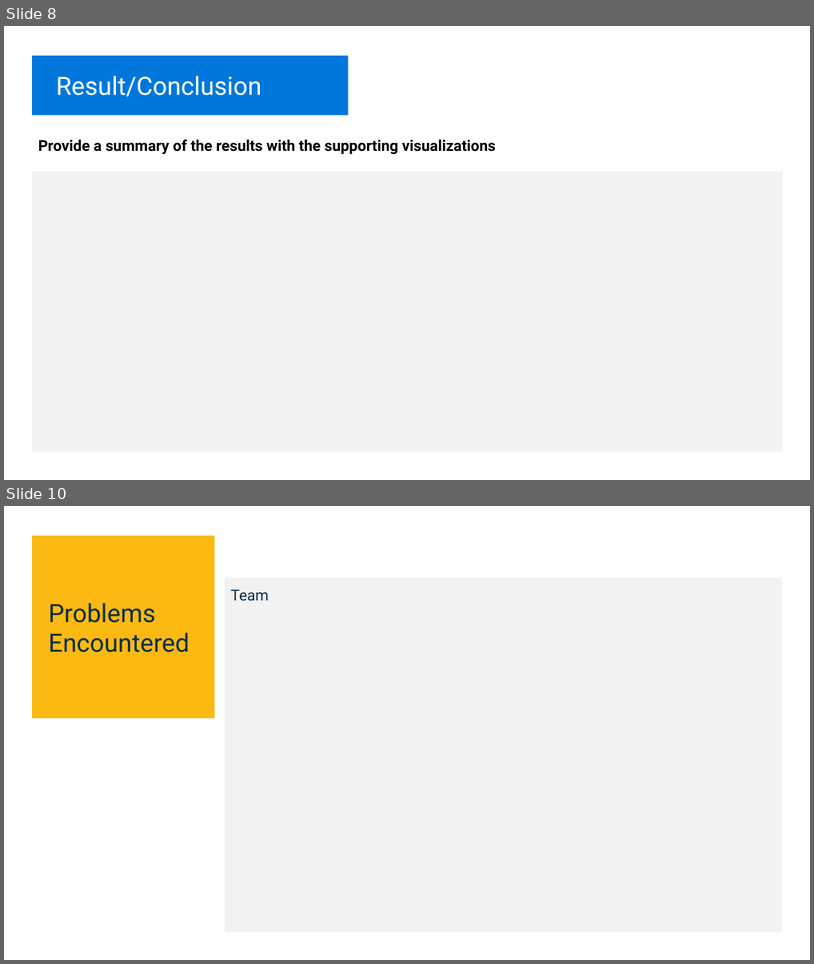
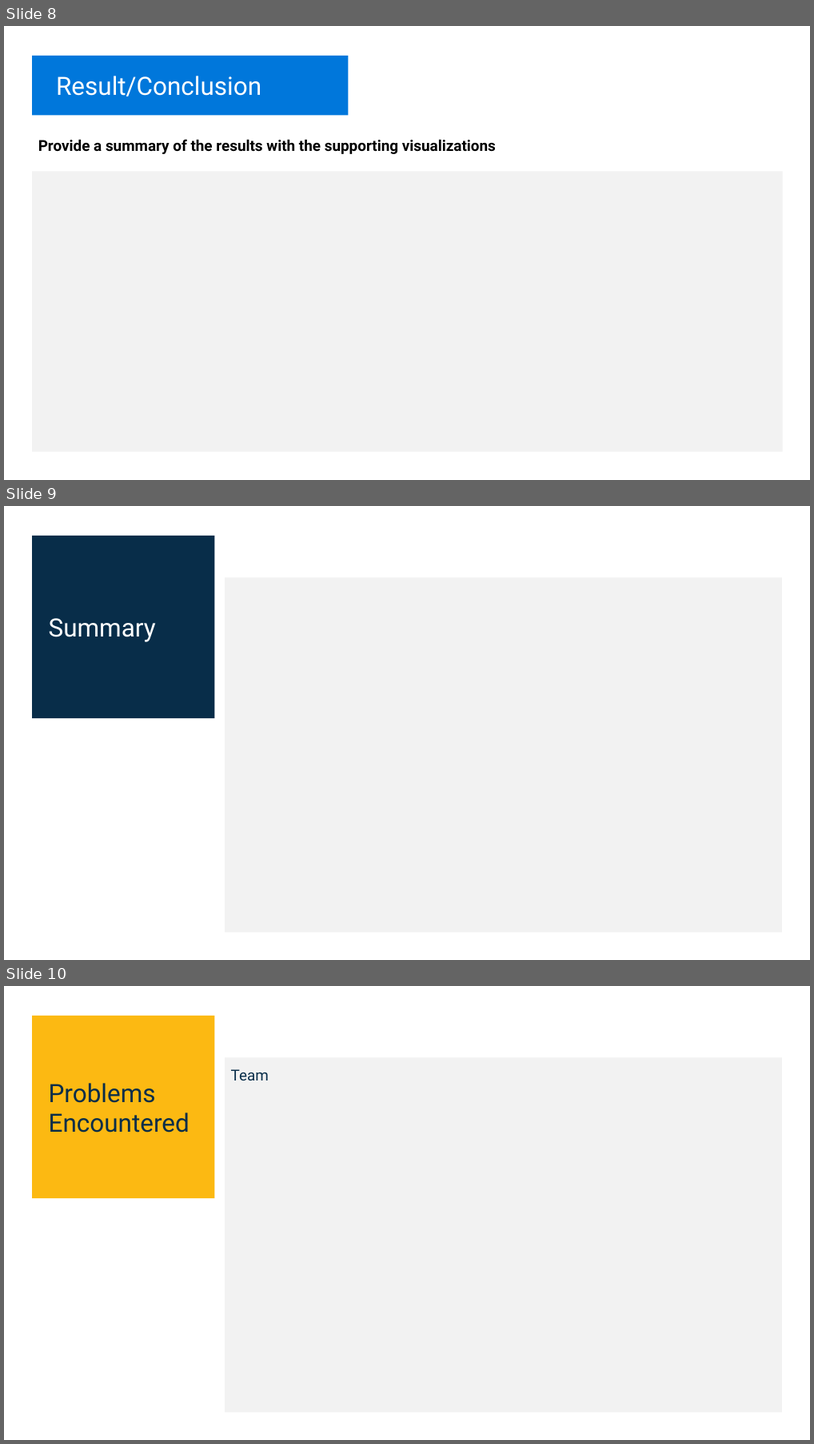
Before and after one commit to tbrown14611/Project_2, a slide deck: Team 3 AI_Bootcamp_Project_2.pptx. Shown one above the other, each under a label of ours: slides 8 and 10 before the commit, slides 8, 9 and 10 after it; the slides between them are not shown. The pictures are 814x964 and 814x1444 pixels, drawn with LibreOffice and Linux fonts; fonts in the diff are those of the drawing. Boxes give left, top, right and bottom in pixels: in the first picture for what was removed or moved away, otherwise in the second. Text is boxed around its words. In the diff, an @@ line names an element or a change of style, - is before the commit and + after.

```diff
--- a/Team 3 AI_Bootcamp_Project_2.pptx
+++ b/Team 3 AI_Bootcamp_Project_2.pptx
@@ slide 9 added at bbox=[4, 506, 810, 960], background #FFFFFF @@
@@ rectangle added at bbox=[33, 536, 215, 718], fill #082D49 @@
@@ rectangle added at bbox=[225, 577, 782, 932], fill #F2F2F2 @@
@@ text added at bbox=[49, 618, 156, 642], 30 pt, text #FFFFFF @@
+Summary
```
Also in this commit, not shown: 1 slide removed, 2 other files.
